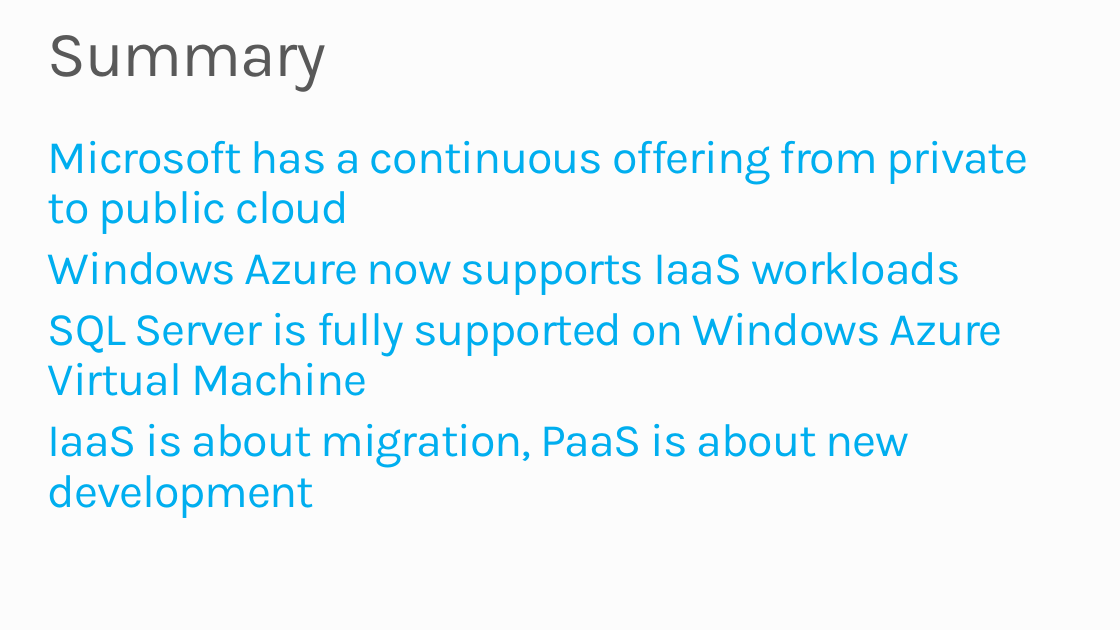
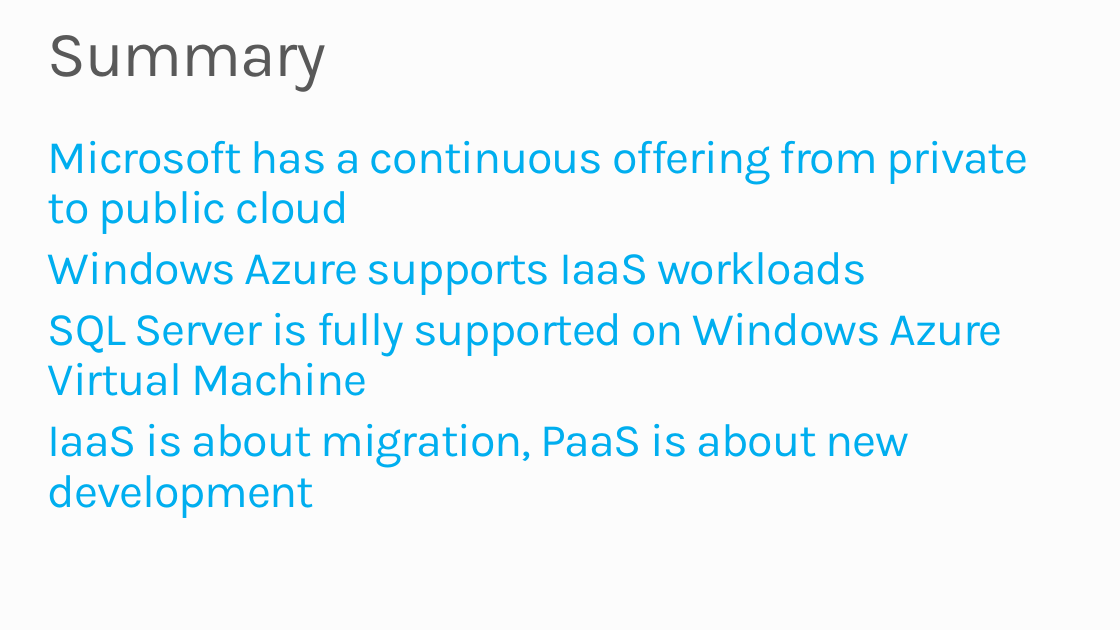
Before and after one commit to francescodiaz/PRESENTATION-DeployingSQLServerOnVMs, a slide deck: slide 15 of DeployingSQLOnVMs.pptx. Drawn at 1120x630 pixels with LibreOffice and Linux fonts; fonts in the diff are those of the drawing; background and template pictures are left out. Boxes give left, top, right and bottom in pixels: in the first picture for what was removed or moved away, otherwise in the second. Text is boxed around its words. In the diff, an @@ line names an element or a change of style, - is before the commit and + after.

```diff
--- a/DeployingSQLOnVMs.pptx
+++ b/DeployingSQLOnVMs.pptx
@@ text at <box>48,252,867,295</box>: text changed @@
-Windows Azure now supports IaaS workloads
+Windows Azure supports IaaS workloads
```
Also in this commit, not shown: 4 other slides changed.
